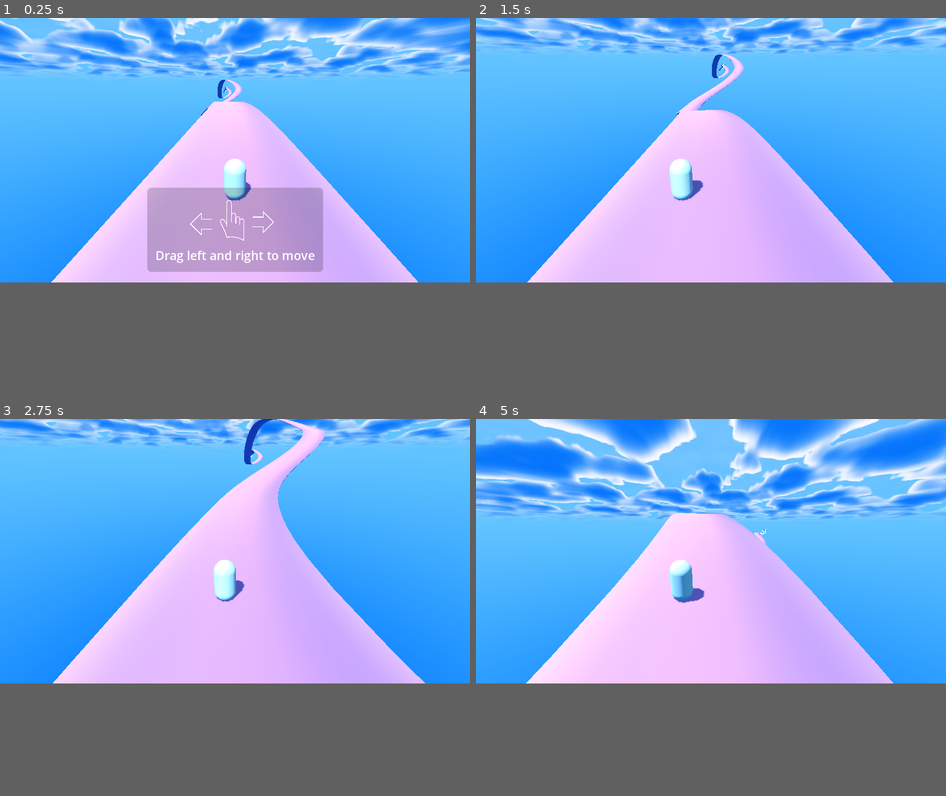
Above: before the commit, frames 1-4 (two rows, left to right).
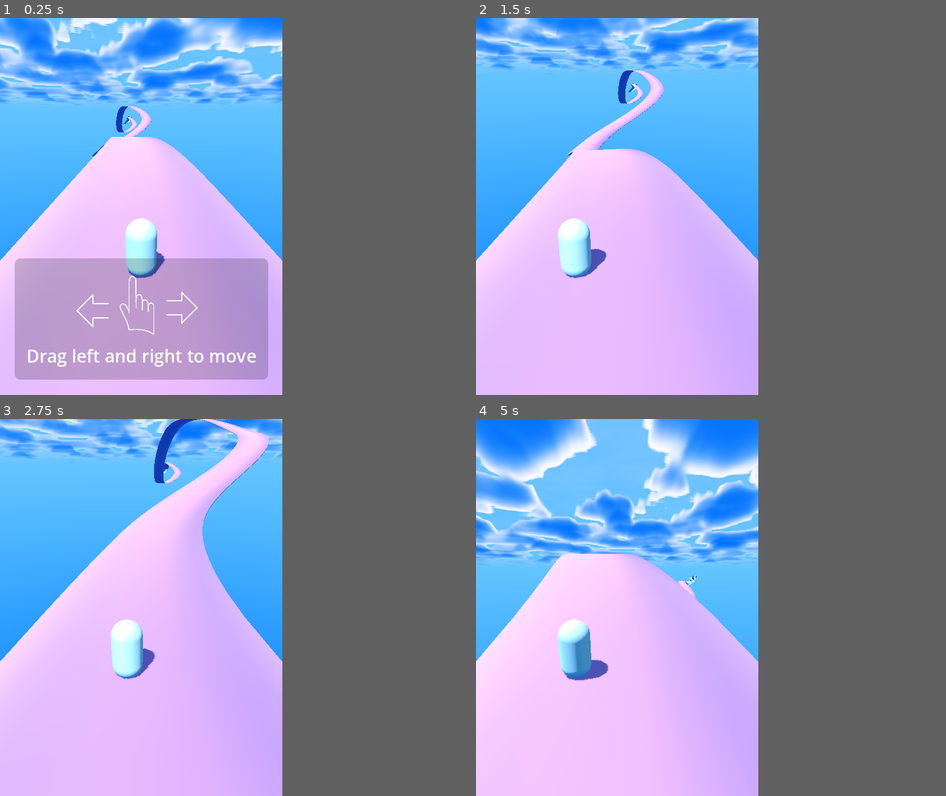
Above: after the commit, the same moments.

Repository: ludovancy/endless-roller
Game: Godot game, scene res://world.tscn
The game is run twice, just before and just after one commit, with the same random seed, the same clock (stepped at 60 frames per second) and the same inputs.
Inputs (mouse positions are in pixels of both pictures, inside the frame that each line leads up to):
- Up to frame 1 (0.25 s): no input
- Up to frame 2 (1.5 s): tap Enter at 0.5 s; move the mouse to (814, 138) at 0.52 s; hold Right (ui_right) 0.53-1.25 s; click (814, 138) at 0.67 s; drag from (617, 165) to (687, 202) at 1.27 s
- Up to frame 3 (2.75 s): move the mouse to (282, 494) at 2.02 s; hold Right (ui_right) from 2.03 s (still down)
- Up to frame 4 (5 s): release Right (ui_right) at 2.75 s; drag from (687, 603) to (570, 513) at 2.77 s; move the mouse to (852, 592) at 3.52 s; hold Left (ui_left) 3.53-4.25 s; drag from (570, 513) to (640, 486) at 4.27 s
In our replay, the window is 799x449 before the commit and 480x640 after it. These sizes can differ from the game's own. Grey fills any space a smaller window leaves; there, only what the larger window draws over its background counts as a difference.

The runs differ from the first frame. In frame 1, 53% of the frame differs, in the area x 0-100%, y 0-100%; in frame 2, 40%; in frame 3, 41%; in frame 4, 54%.

Commit message:
Change to portrait orientation

Diff:
--- a/project.godot
+++ b/project.godot
@@ -15,6 +15,12 @@
 config/features=PackedStringArray("4.3", "GL Compatibility")
 config/icon="res://icon.svg"
 
+[display]
+
+window/size/viewport_width=480
+window/size/viewport_height=640
+window/handheld/orientation=1
+
 [rendering]
 
 renderer/rendering_method="gl_compatibility"
